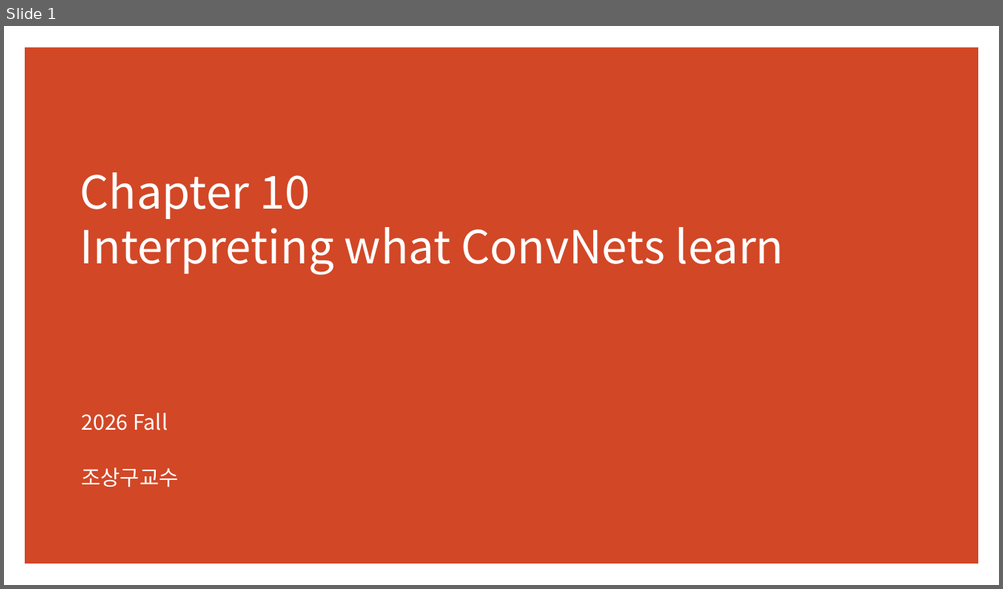
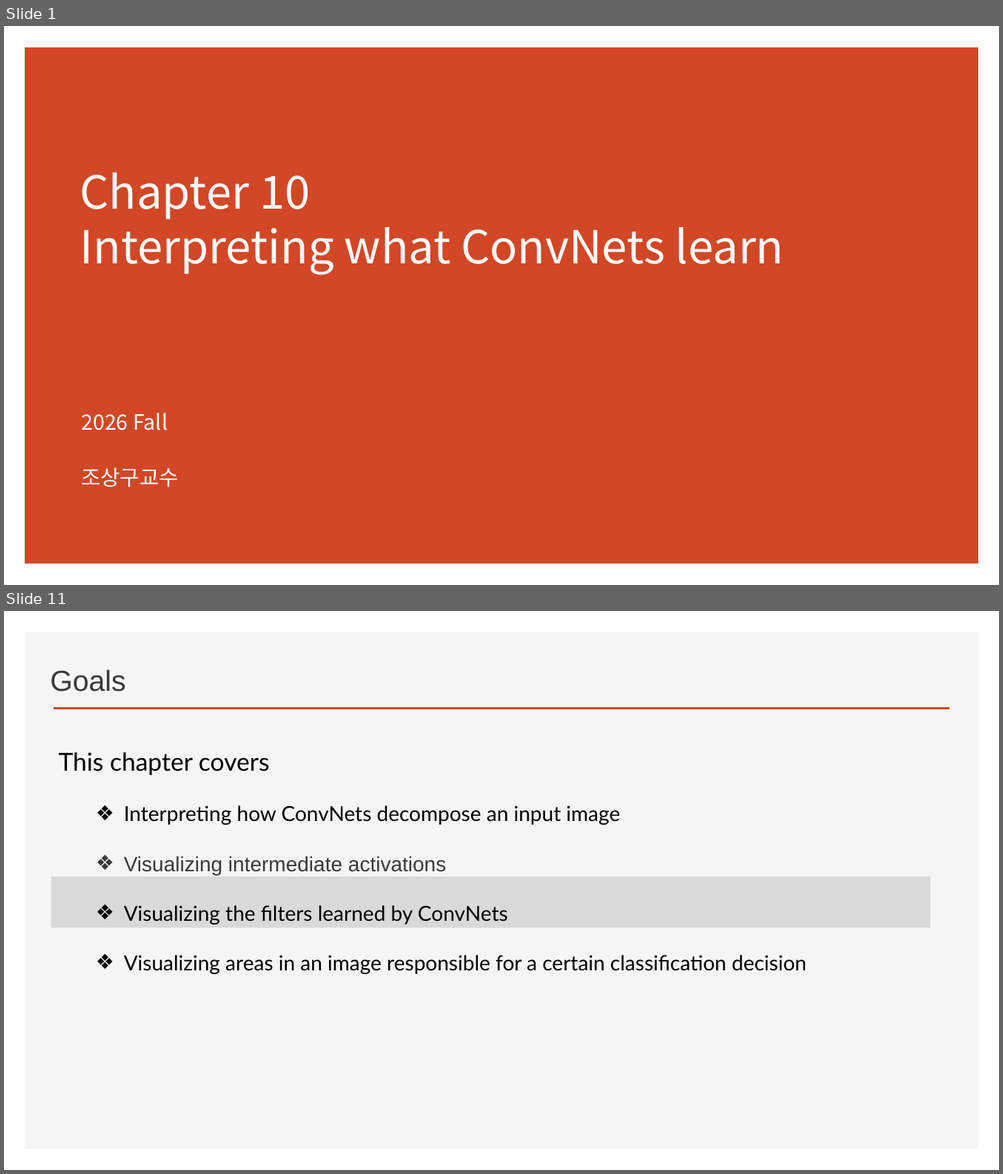
Before and after one commit to ancestor9/2026_Fall_Deep-Learning-with-Python, a slide deck: Chapter 10 Interpreting what ConvNets learn.pptx. Shown one above the other, each under a label of ours: slide 1 before the commit, slides 1 and 11 after it; the slides between them are not shown. The pictures are 1003x589 and 1003x1174 pixels, drawn with LibreOffice and Linux fonts; fonts in the diff are those of the drawing; background and template pictures are left out. Boxes give left, top, right and bottom in pixels: in the first picture for what was removed or moved away, otherwise in the second. Text is boxed around its words. In the diff, an @@ line names an element or a change of style, - is before the commit and + after.

```diff
--- a/Chapter 10 Interpreting what ConvNets learn.pptx
+++ b/Chapter 10 Interpreting what ConvNets learn.pptx
@@ slide 11 added at (4, 611, 999, 1170), background #FFFFFF @@
@@ rectangle added at (25, 632, 979, 1150), fill #F5F5F5 @@
@@ text added at (50, 669, 125, 692), 28 pt, text #3B3838 @@
+Goals
@@ line added from (54, 709) to (949, 709), #D24726 2 pt @@
@@ text added at (59, 752, 806, 974), 20 pt, text #000000 @@
+This chapter covers
+  ❖ Interpreting how ConvNets decompose an input image
+  ❖ Visualizing intermediate activations
+  ❖ Visualizing the filters learned by ConvNets
+  ❖ Visualizing areas in an image responsible for a certain classification decision
@@ rectangle added at (51, 877, 930, 928), fill #D9D9D9 @@
```
Also in this commit, not shown: 7 slides changed, 5 other slides added.
